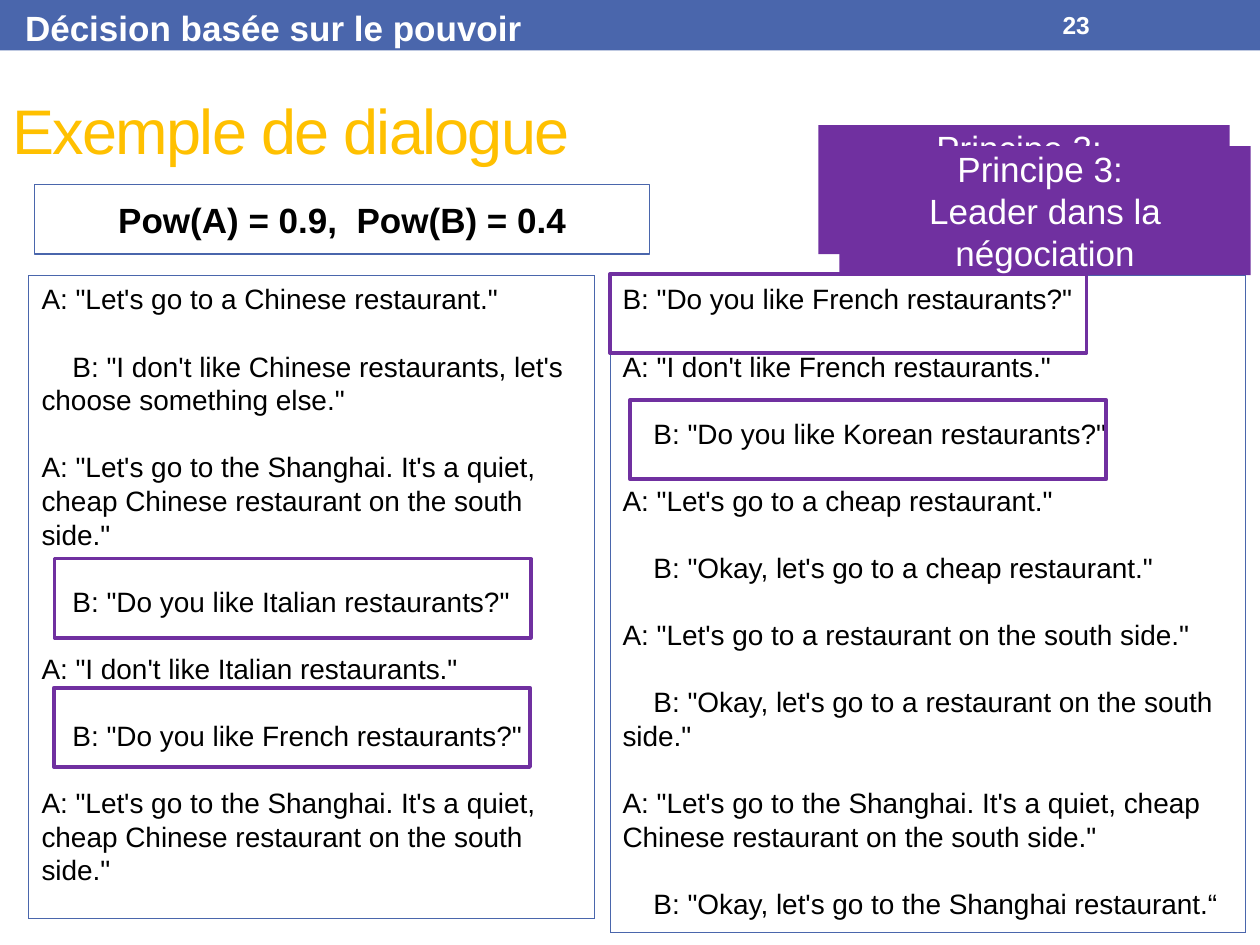
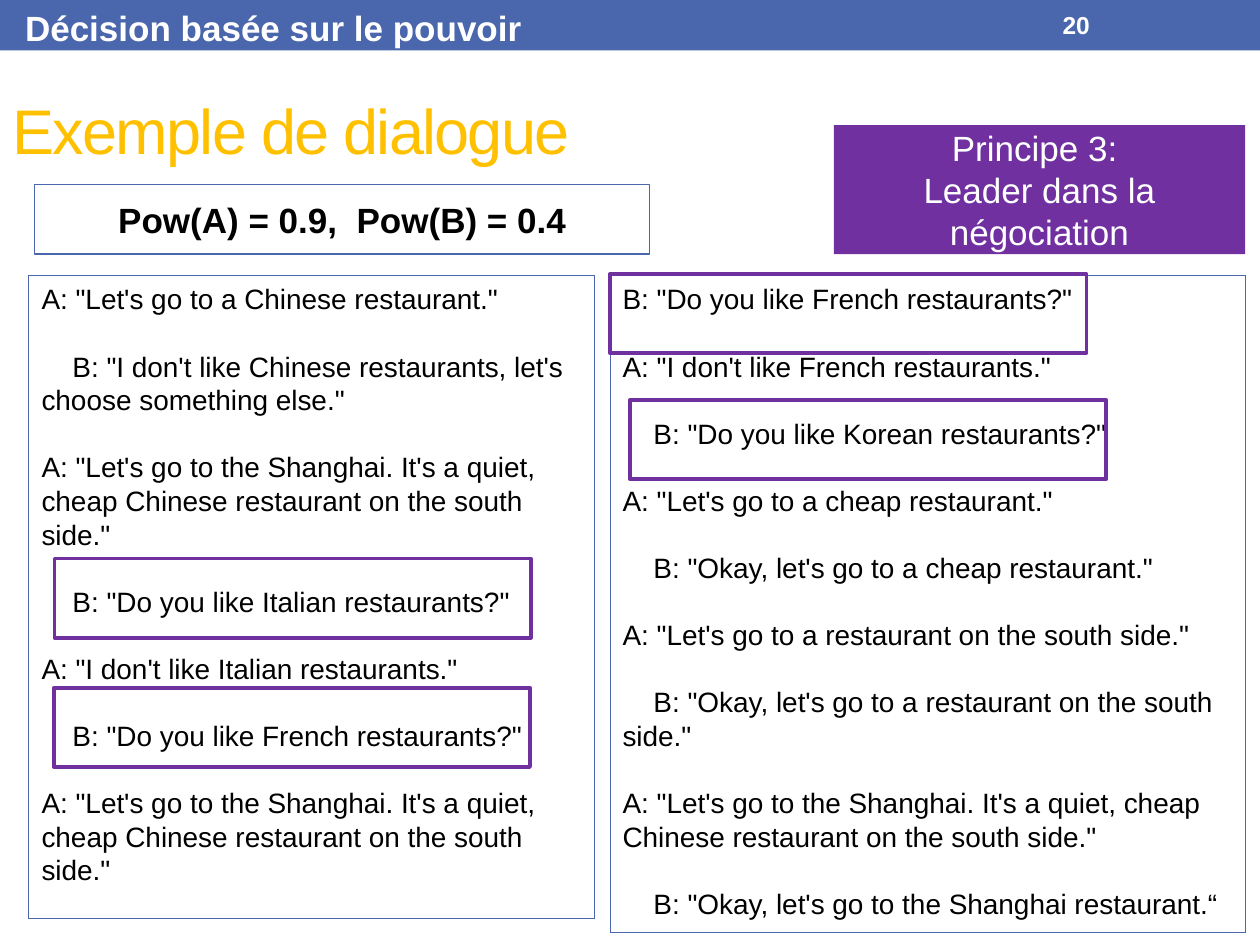
Before and after one commit to Olydia/Discolog, a slide deck: slide 20 of papers/Presentations/WACAI18/WACAI18.pptx (slide 23 before the commit). Drawn at 1260x945 pixels with LibreOffice and Linux fonts; fonts in the diff are those of the drawing. Boxes give left, top, right and bottom in pixels: in the first picture for what was removed or moved away, otherwise in the second. Text is boxed around its words. In the diff, an @@ line names an element or a change of style, - is before the commit and + after.

```diff
--- a/papers/Presentations/WACAI18/WACAI18.pptx
+++ b/papers/Presentations/WACAI18/WACAI18.pptx
@@ page number at (1063,17,1090,34): text changed @@
-23
+20
@@ rectangle removed at (819,125,1230,253) @@
-Principe 3:
-Leader dans la négociation
@@ rectangle "Principe 3:": place and size @@
-rectangle "Principe 3:" at (839,146,1250,275)
+rectangle "Principe 3:" at (834,125,1245,253)
```
Also in this commit, not shown: 3 other slides changed, 3 slides removed, 2 other files.
